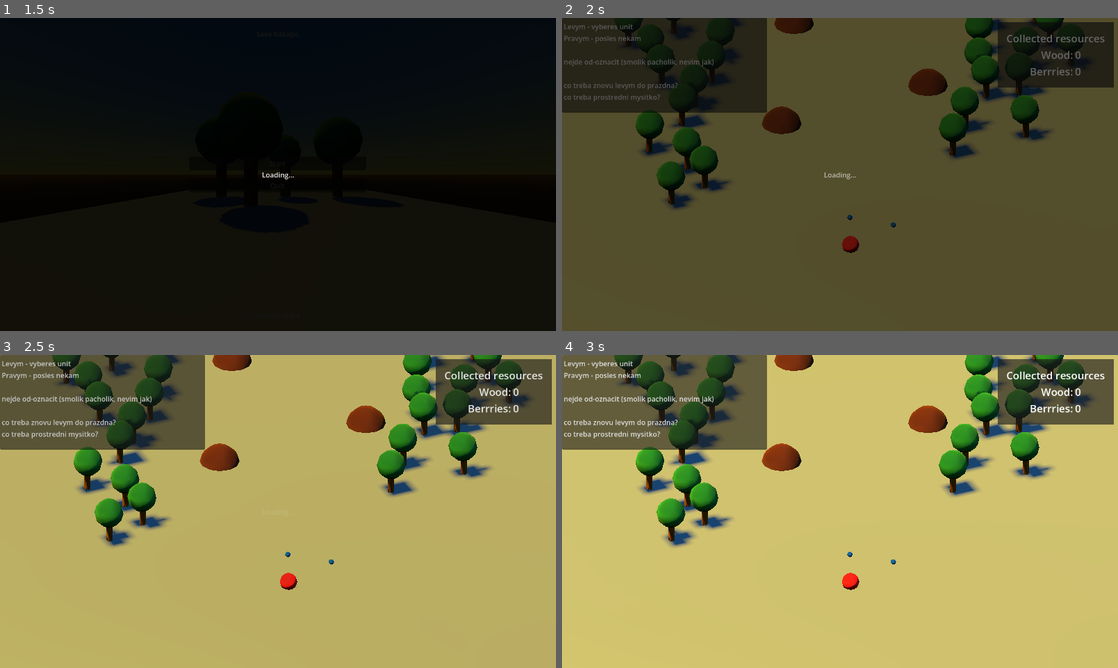
Above: before the commit, frames 1-4 (two rows, left to right).
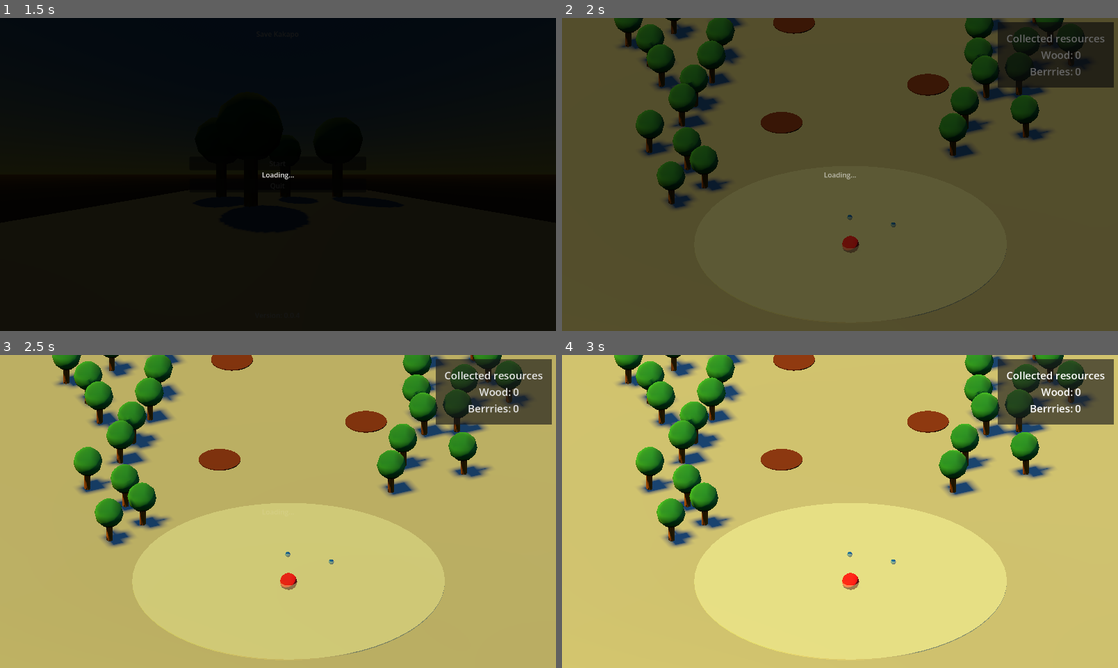
Above: after the commit, the same moments.

Repository: hubacekjakub/Godot-TreeLoverJourney
Game: Godot game, scene res://levels/main_menu.tscn
Two runs of this game, one before a commit and one after it. Both use one fixed random seed, a clock stepped at 60 frames per second and the inputs below.
Inputs (mouse positions are in pixels of both pictures, inside the frame that each line leads up to):
- Up to frame 1 (1.5 s): click "Start" at 0.5 s; click "Start" at 1.25 s
- Up to frame 2 (2 s): no input
- Up to frame 3 (2.5 s): move the mouse to (400, 495) at 2.02 s; hold D (move_right) from 2.03 s (still down); click (400, 495) at 2.17 s
- Up to frame 4 (3 s): move the mouse to (728, 527) at 2.77 s; release D (move_right) at 2.78 s; hold S (move_back) from 2.78 s (still down)

Frame 1 is identical in both runs. In frame 2, 9.5% of the frame differs, in the area x 0-80%, y 0-96%; in frame 3, 33%; in frame 4, 33%, in the area x 0-80%, y 0-98%.

Commit message:
Visual boost of stretcher and resources

Diff:
--- a/scenes/stretcher.tscn
+++ b/scenes/stretcher.tscn
@@ -14,6 +14,14 @@
 
 [sub_resource type="SphereShape3D" id="SphereShape3D_4gp6k"]
 radius = 14.0
+
+[sub_resource type="StandardMaterial3D" id="StandardMaterial3D_4gp6k"]
+transparency = 1
+albedo_color = Color(0.81, 0.81, 0.81, 0.4745098)
+emission_enabled = true
+emission = Color(0.9746024, 0.41612744, 0.85701776, 1)
+emission_energy_multiplier = 10.0
+emission_operator = 1
 
 [node name="Stretcher" type="CharacterBody3D" unique_id=1286089619]
 script = ExtResource("1_72okn")
@@ -42,7 +50,13 @@
 
 [node name="CollisionShape3D" type="CollisionShape3D" parent="Area3D" unique_id=317042528]
 shape = SubResource("SphereShape3D_4gp6k")
-debug_color = Color(0.7833333, 0, 1, 1)
+debug_fill = false
+
+[node name="CSGCylinder3D" type="CSGCylinder3D" parent="." unique_id=923612221]
+radius = 15.0
+height = 0.1
+sides = 64
+material = SubResource("StandardMaterial3D_4gp6k")
 
 [connection signal="area_entered" from="Area3D" to="." method="_on_area_3d_area_entered"]
 [connection signal="area_exited" from="Area3D" to="." method="_on_area_3d_area_exited"]
--- a/scenes/supply.tscn
+++ b/scenes/supply.tscn
@@ -15,15 +15,18 @@
 [node name="CollisionShape3D" type="CollisionShape3D" parent="." unique_id=122487818]
 shape = SubResource("SphereShape3D_wg11f")
 
-[node name="CSGSphere3D" type="CSGSphere3D" parent="." unique_id=431226531]
-radius = 2.0
-material = SubResource("StandardMaterial3D_yb8kn")
-
 [node name="CollectingTimer" type="Timer" parent="." unique_id=1733804173]
 
 [node name="ProgressBar" parent="." unique_id=691584359 instance=ExtResource("2_v6bgk")]
 offset_left = -640.0
 offset_right = -640.0
 
+[node name="CSGCylinder3D" type="CSGCylinder3D" parent="." unique_id=1283638491]
+transform = Transform3D(1, 0, 0, 0, 1, 0, 0, 0, 1, 0, 0.5, 0)
+radius = 2.0
+height = 0.1
+sides = 64
+material = SubResource("StandardMaterial3D_v6bgk")
+
 [connection signal="body_entered" from="." to="." method="_on_body_entered"]
 [connection signal="body_exited" from="." to="." method="_on_body_exited"]
--- a/scenes/ui/hud_prototype.tscn
+++ b/scenes/ui/hud_prototype.tscn
@@ -5,6 +5,7 @@
 [node name="HUD" type="CanvasLayer" unique_id=1086987246]
 
 [node name="DebugNotes" type="TextEdit" parent="." unique_id=1975662159]
+visible = false
 offset_right = 472.0
 offset_bottom = 218.0
 text = "Levym - vyberes unit
--- a/scenes/units/collector_unit.tscn
+++ b/scenes/units/collector_unit.tscn
@@ -14,6 +14,7 @@
 script = ExtResource("1_nef07")
 
 [node name="NavigationAgent3D" type="NavigationAgent3D" parent="." unique_id=624229047]
+target_desired_distance = 0.5
 avoidance_enabled = true
 radius = 0.6
 debug_use_custom = true
--- a/scripts/supply.gd
+++ b/scripts/supply.gd
@@ -16,7 +16,7 @@
 ## How fast after collecting is interupted will the timer reset
 @export_range(0, 5) var interrupt_time: float = 1.0
 
-@onready var csg_sphere_3d: CSGSphere3D = $CSGSphere3D
+@onready var csg_cylinder_3d: CSGCylinder3D = $CSGCylinder3D
 @onready var collision_shape_3d: CollisionShape3D = $CollisionShape3D
 @onready var collecting_timer: Timer = $CollectingTimer
 #@onready var progress_bar: ProgressBar = $Control/ProgressBar
@@ -28,8 +28,8 @@
 var progress_tween: Tween = null
 
 func _ready() -> void:
-	material = csg_sphere_3d.material.duplicate()
-	csg_sphere_3d.material_override = material
+	material = csg_cylinder_3d.material.duplicate()
+	csg_cylinder_3d.material_override = material
 	progress_bar.visible = false
 
 func activate():
Not shown: 1 places in scenes/supply.tscn that only renumber resources
